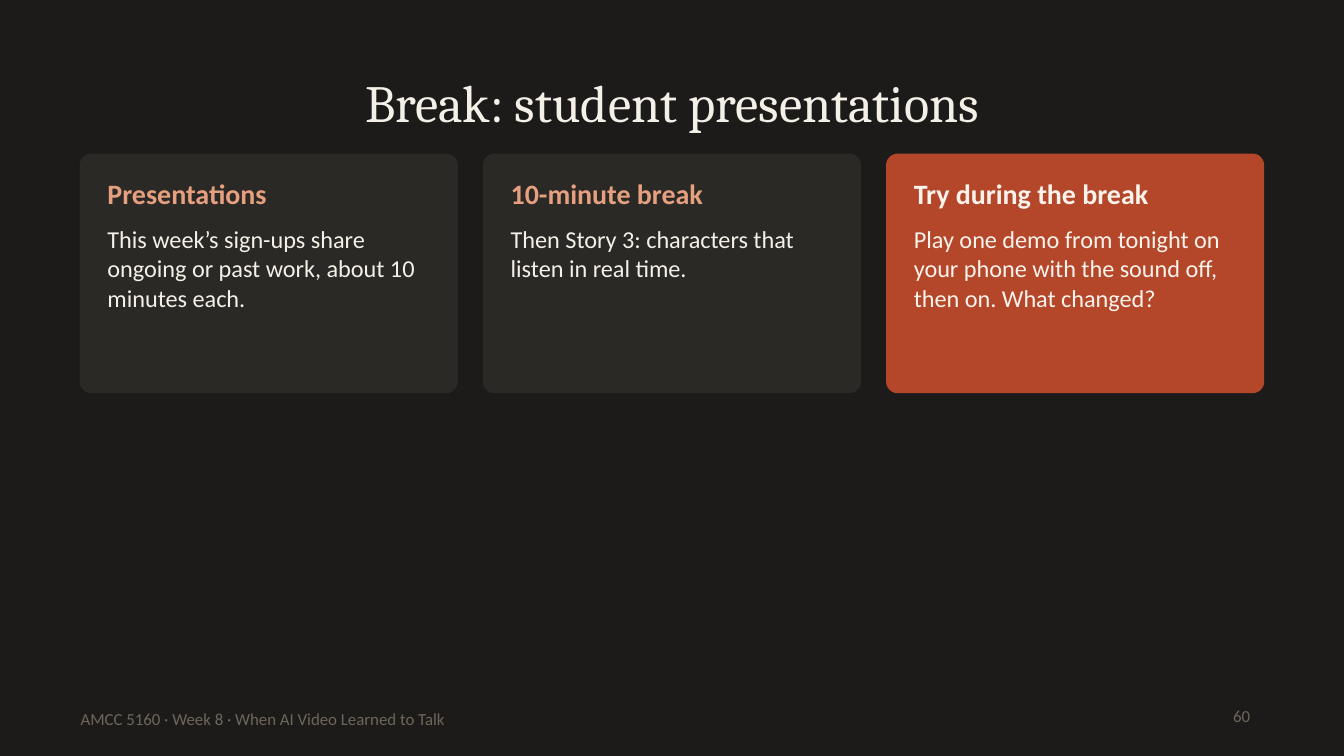
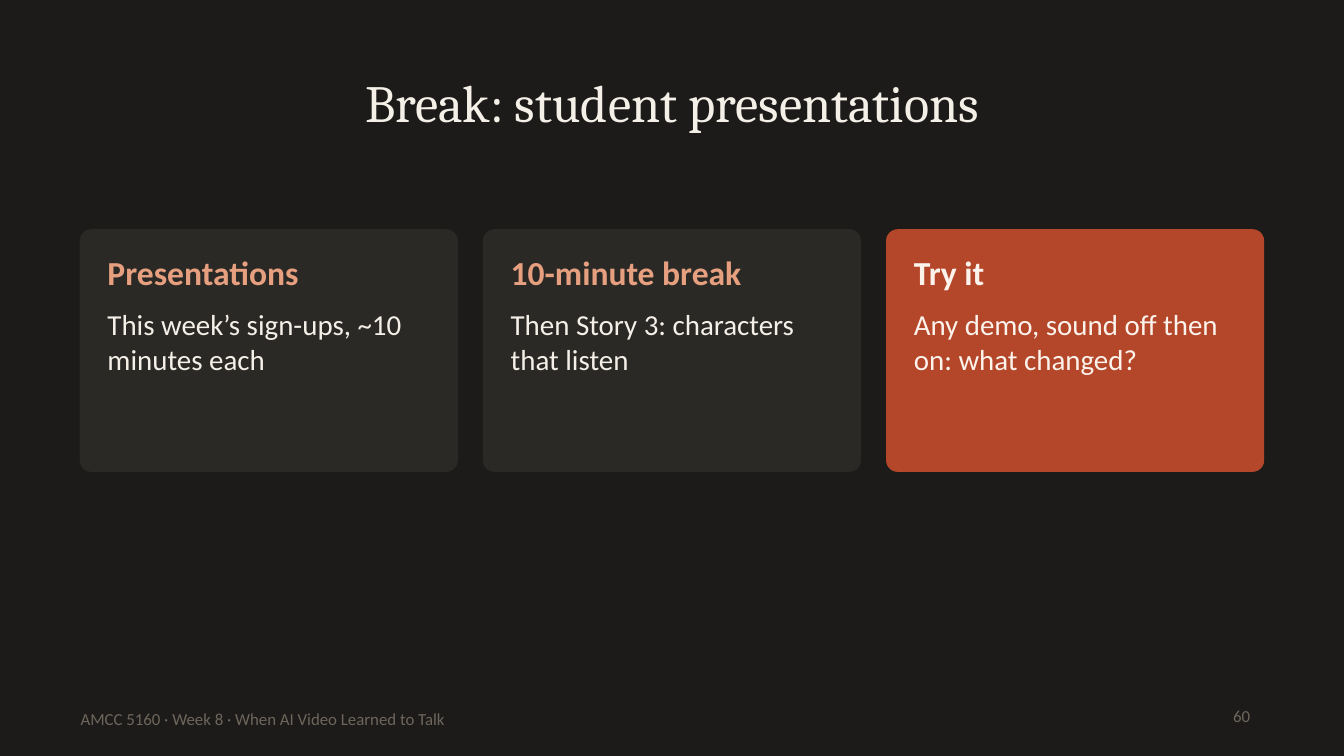
Before and after one commit to leehomyc/leehomyc.github.io, a slide deck: slide 60 of amcc5160/lecture-08/downloads/Lecture08_Slides.pptx. Drawn at 1344x756 pixels with LibreOffice and Linux fonts; fonts in the diff are those of the drawing. Boxes give left, top, right and bottom in pixels: in the first picture for what was removed or moved away, otherwise in the second. Text is boxed around its words. In the diff, an @@ line names an element or a change of style, - is before the commit and + after.

```diff
--- a/amcc5160/lecture-08/downloads/Lecture08_Slides.pptx
+++ b/amcc5160/lecture-08/downloads/Lecture08_Slides.pptx
@@ 3 rounded rectangles: place and size @@
-3 rounded rectangles at [81,155,1263,392]
+3 rounded rectangles at [81,230,1263,470]
@@ text "Presentations": place and size @@
-text "Presentations" at [107,184,266,204]
+text "Presentations" at [107,261,298,286]
@@ text "Presentations" at [107,261,298,286]: size 15 to 18 pt @@
@@ text "10-minute break" at [511,261,741,286]: size 15 to 18 pt @@
@@ text "10-minute break": place and size @@
-text "10-minute break" at [511,184,703,204]
+text "10-minute break" at [511,261,741,286]
@@ text at [914,261,984,291]: text changed; size 15 to 18 pt @@
-Try during the break
+Try it
@@ text at [107,314,402,370]: text changed; size 13 to 15.5 pt @@
-This week’s sign-ups share ongoing or past work, about 10 minutes each.
+This week’s sign-ups, ~10 minutes each
@@ text at [511,315,794,370]: text changed; size 13 to 15.5 pt @@
-Then Story 3: characters that listen in real time.
+Then Story 3: characters that listen
@@ text at [914,315,1217,375]: text changed; size 13 to 15.5 pt @@
-Play one demo from tonight on your phone with the sound off, then on. What changed?
+Any demo, sound off then on: what changed?
```
Also in this commit, not shown: 30 other slides changed, 1 slide added, 1 slide removed, 39 other files.
